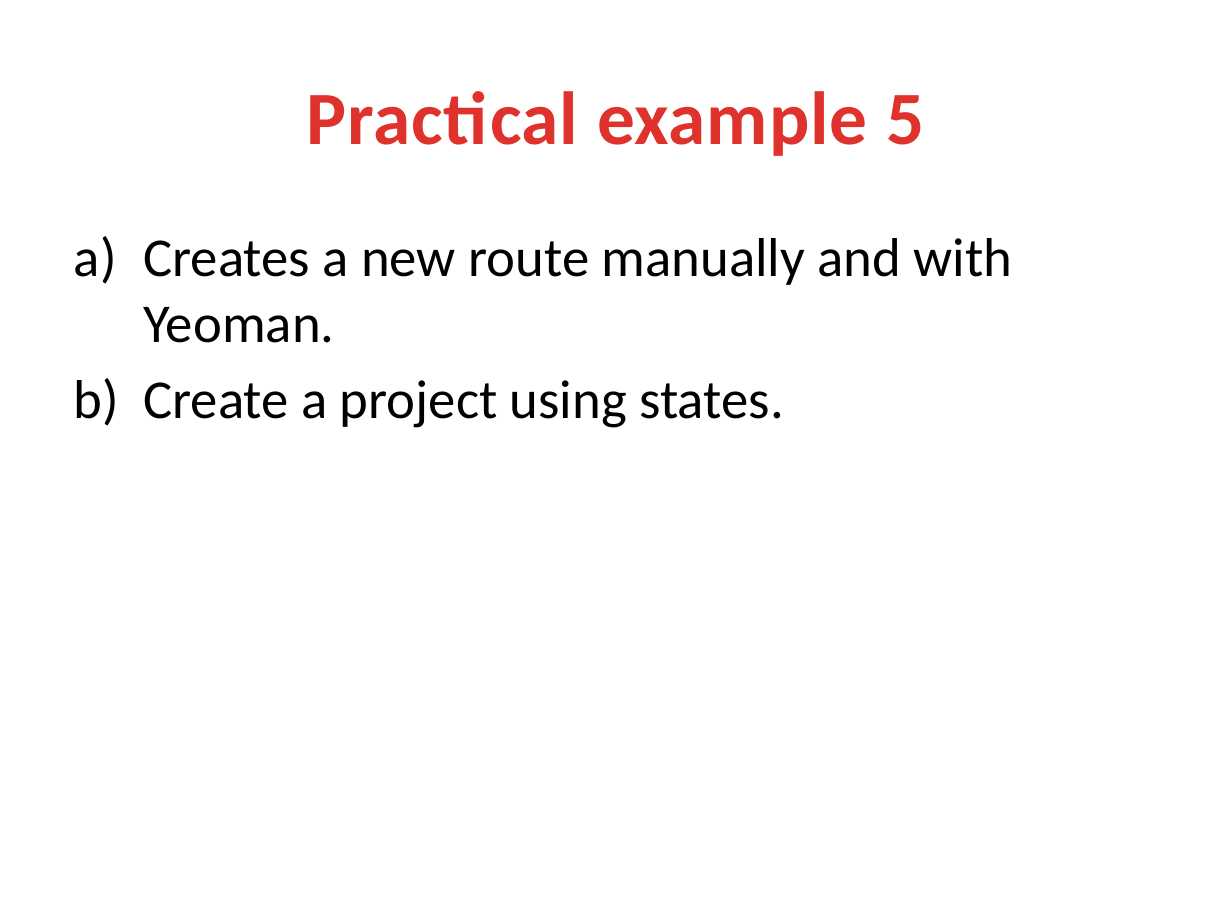
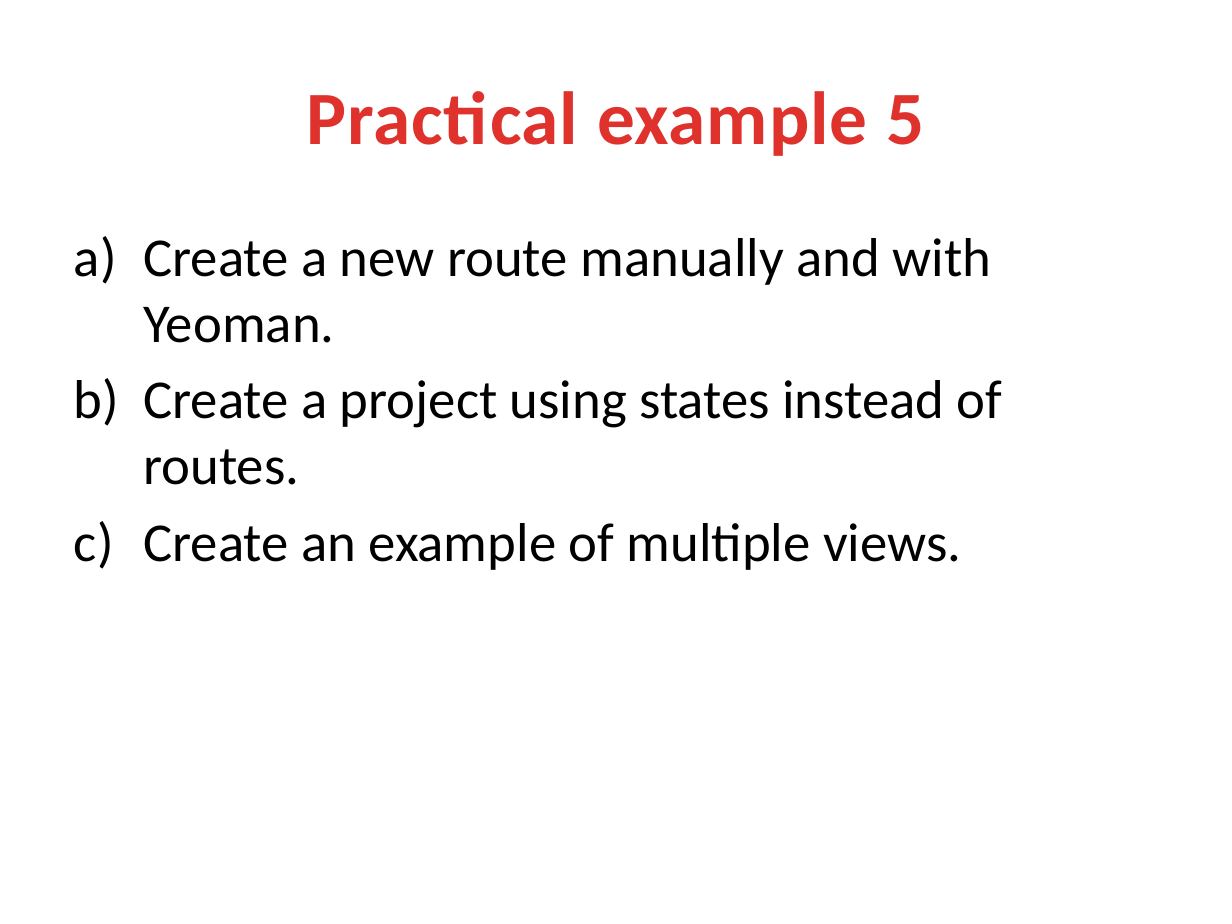
Before and after one commit to lhkingkong/angularjs-taller, a slide deck: slide 25 of material/AngularJS Taller.pptx. Drawn at 1232x924 pixels with LibreOffice and Linux fonts; fonts in the diff are those of the drawing. Boxes give left, top, right and bottom in pixels: in the first picture for what was removed or moved away, otherwise in the second. Text is boxed around its words. In the diff, an @@ line names an element or a change of style, - is before the commit and + after.

Commit message:
Add states example, and start Directives presentation

```diff
--- a/material/AngularJS Taller.pptx
+++ b/material/AngularJS Taller.pptx
@@ text at [143,238,1003,570]: text changed @@
-a) Creates a new route manually and with Yeoman.
-b) Create a project using states.
+a) Create a new route manually and with Yeoman.
+b) Create a project using states instead of routes.
+c) Create an example of multiple views.
```
Also in this commit, not shown: 5 other slides changed, 30 other files.
